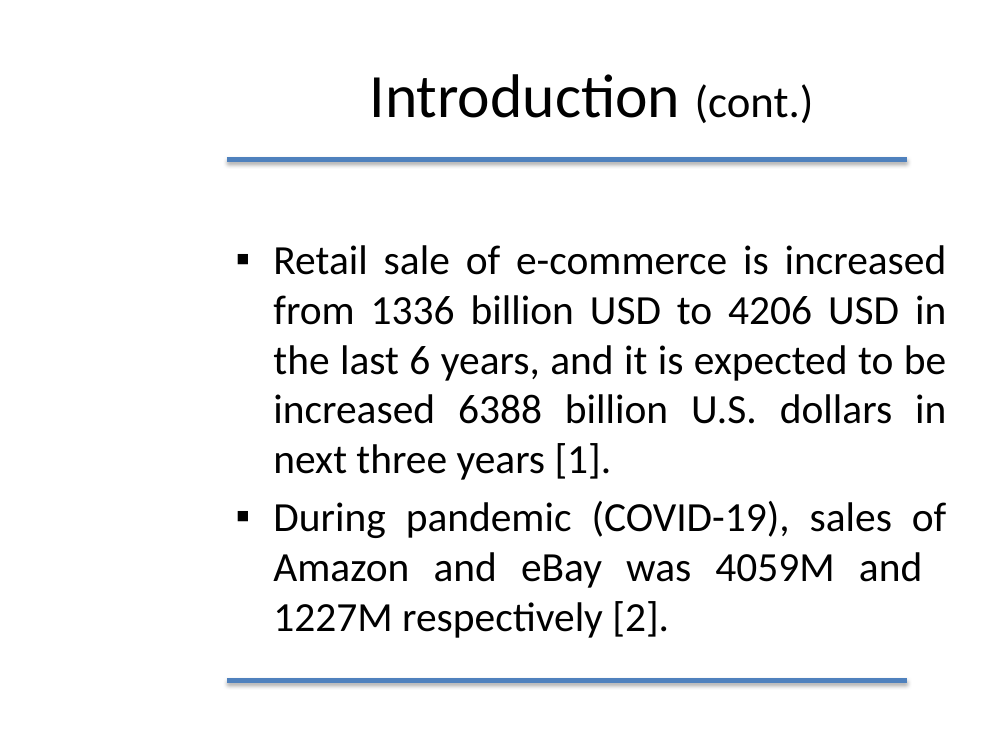
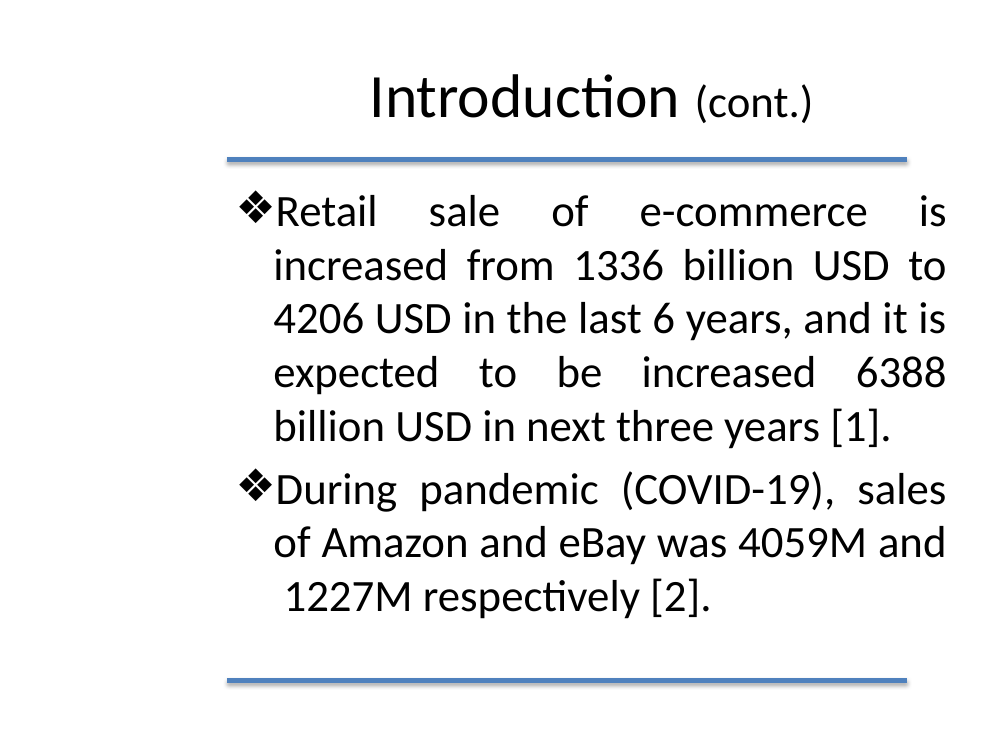
Before and after one commit to furqan-durrani/Thesisss, a slide deck: slide 6 of Furqan Durrani.pptx. Drawn at 1008x756 pixels with LibreOffice and Linux fonts; fonts in the diff are those of the drawing; background and template pictures are left out. Boxes give left, top, right and bottom in pixels: in the first picture for what was removed or moved away, otherwise in the second. Text is boxed around its words. In the diff, an @@ line names an element or a change of style, - is before the commit and + after.

```diff
--- a/Furqan Durrani.pptx
+++ b/Furqan Durrani.pptx
@@ text at [273, 195, 947, 449]: text changed; size 29.6 to 32 pt @@
-▪ Retail sale of e-commerce is increased from 1336 billion USD to 4206 USD in the last 6 years, and it is expected to be increased 6388 billion U.S. dollars in next three years [1].
+❖ Retail sale of e-commerce is increased from 1336 billion USD to 4206 USD in the last 6 years, and it is expected to be increased 6388 billion USD in next three years [1].
@@ text at [273, 471, 947, 619]: size 29.6 to 32 pt in "During pandemic (COVID-19), sales of Amazon and ..."; bullet ▪ to ❖ @@
```
Also in this commit, not shown: 14 other slides changed, 3 slides added, 1 slide removed.
